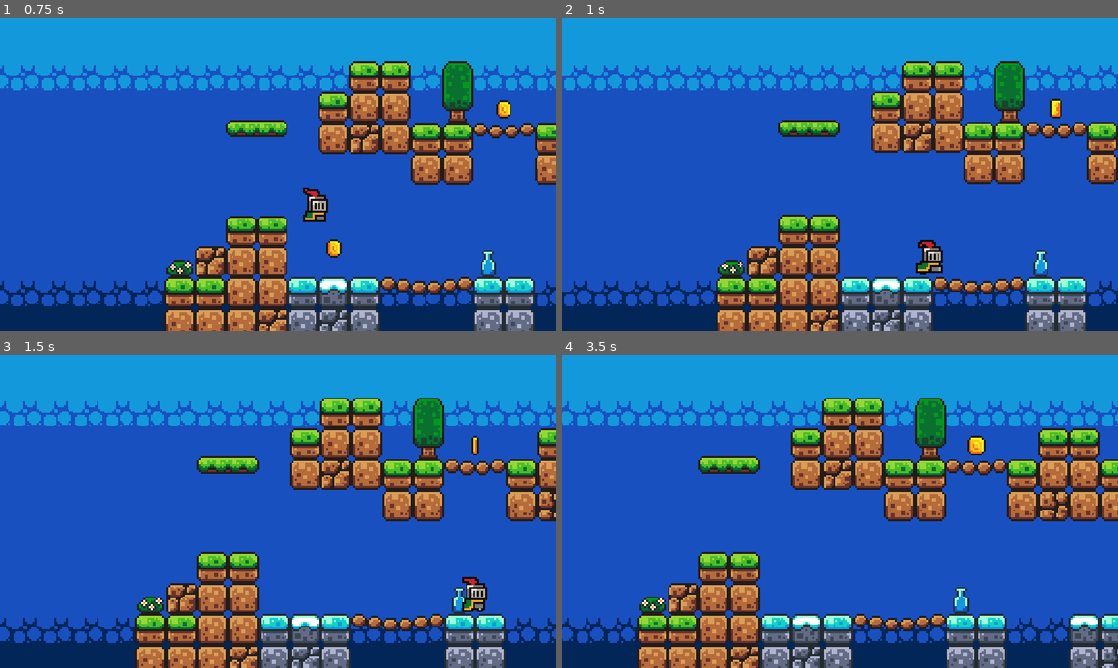
Above: before the commit, frames 1-4 (two rows, left to right).
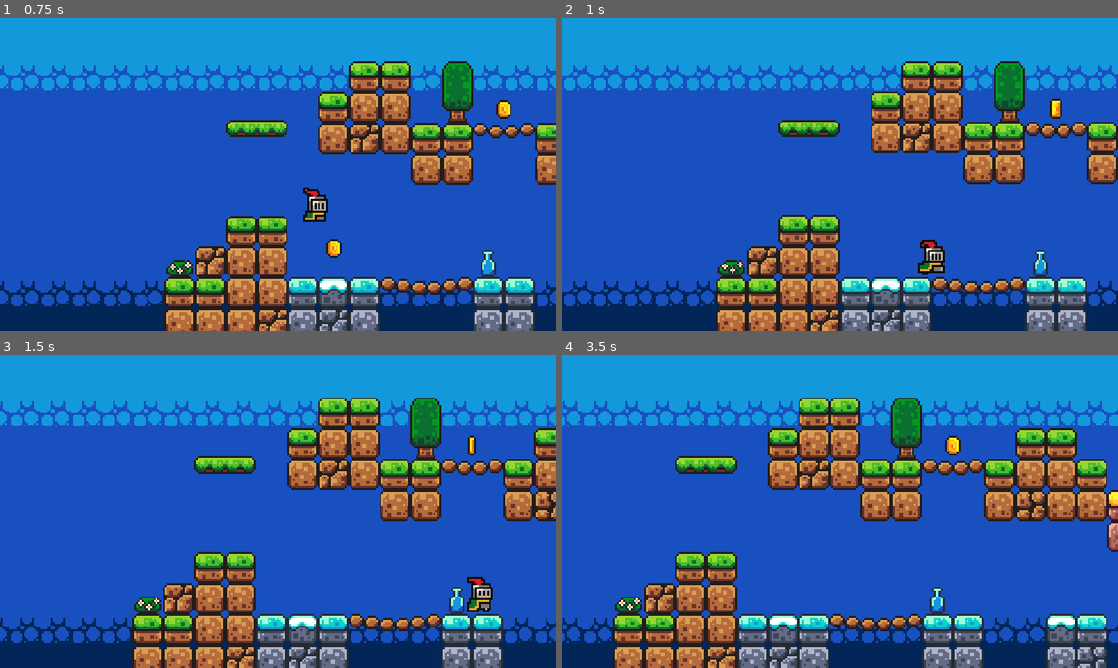
Above: after the commit, the same moments.

Repository: carlos-borregofajardo/godot-project
Game: Godot game, scene res://scenes/game.tscn
Two runs of this game, one before a commit and one after it. Both use one fixed random seed, a clock stepped at 60 frames per second and the inputs below.
Inputs:
- Up to frame 1 (0.75 s): hold D (move_right) from 0.53 s (still down)
- Up to frame 2 (1 s): keep holding D (move_right); tap Space (jump) at 0.77 s
- Up to frame 3 (1.5 s): keep holding D (move_right)
- Up to frame 4 (3.5 s): tap Space (jump) at 1.52, 3.02 s; release D (move_right) at 2.03 s; hold A (move_left) 2.03-2.78 s; hold D (move_right) from 2.78 s (still down)

Frame 1 is identical in both runs. In frame 2, 1.9% of the frame differs, in the area x 1-98%, y 13-100%; in frame 3, 15%; in frame 4, 32%, in the area x 0-100%, y 13-100%.

Commit message:
velocidad vinculada al contador

Diff:
--- a/scripts/camera_2d.gd
+++ b/scripts/camera_2d.gd
@@ -1,4 +1,5 @@
 extends Camera2D
+@onready var game_manager: Node = %GameManager
 
 @export var velocidad: float = 200.0
 # Called when the node enters the scene tree for the first time.
@@ -7,5 +8,5 @@
 
 # Called every frame. 'delta' is the elapsed time since the previous frame.
 func _process(delta: float) -> void:
-	position.x += velocidad * delta
+	position.x += velocidad * delta * (1.0 + game_manager.score * 0.15)
 	position.y = $"../../Escenario/Player".position.y
--- a/scripts/player.gd
+++ b/scripts/player.gd
@@ -1,4 +1,5 @@
 extends CharacterBody2D
+@onready var game_manager: Node = %GameManager
 
 
 const SPEED = 130.0
@@ -33,7 +34,7 @@
 	else:
 		animated_sprite_2d.play("jump")
 	if direction:
-		velocity.x = direction * SPEED
+		velocity.x = direction * SPEED * (1.0 + game_manager.score * 0.05)
 	else:
 		velocity.x = move_toward(velocity.x, 0, SPEED)
 
